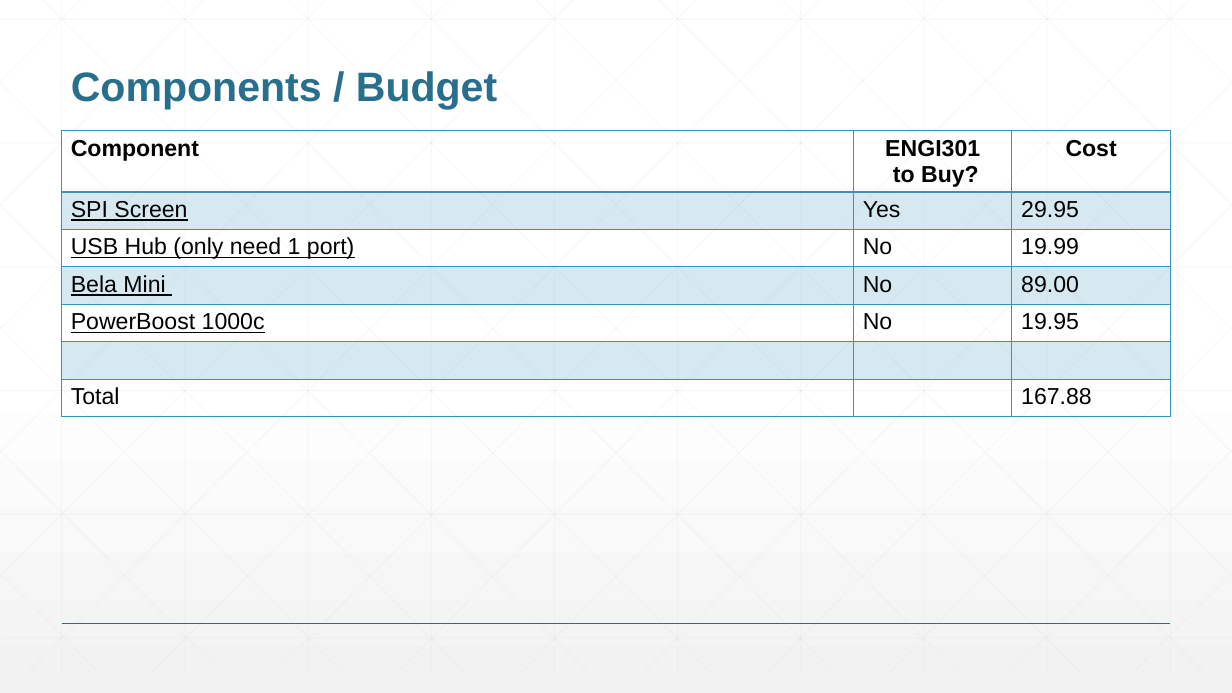
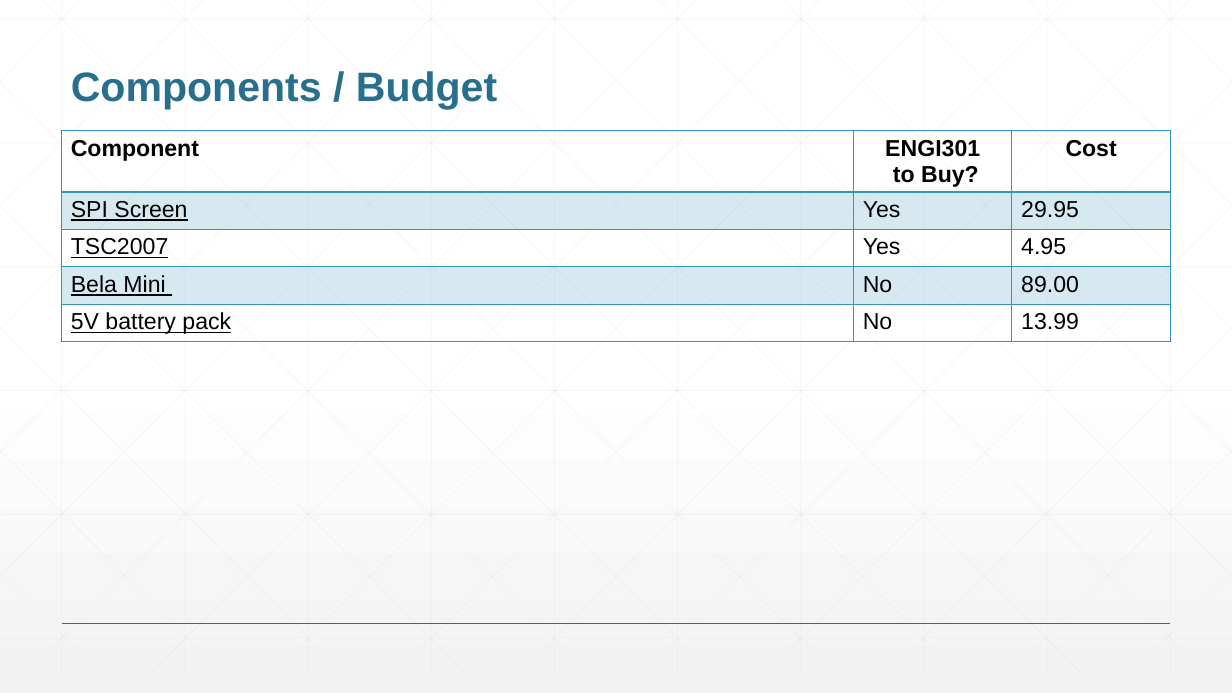
Before and after one commit to ainithit/ENGI301, a slide deck: slide 7 of project_01/docs/Bunchatheravate_ENGI301_project_01_proposal.pptx. Drawn at 1232x693 pixels with LibreOffice and Linux fonts; fonts in the diff are those of the drawing. Boxes give left, top, right and bottom in pixels: in the first picture for what was removed or moved away, otherwise in the second. Text is boxed around its words. In the diff, an @@ line names an element or a change of style, - is before the commit and + after.

```diff
--- a/project_01/docs/Bunchatheravate_ENGI301_project_01_proposal.pptx
+++ b/project_01/docs/Bunchatheravate_ENGI301_project_01_proposal.pptx
@@ table at [62,131,1170,346] @@
-row 3: USB Hub (only need 1 port) | No | 19.99
+row 3: TSC2007 | Yes | 4.95
-row 5: PowerBoost 1000c | No | 19.95
-row 6:  |  | 
-row 7: Total |  | 167.88
+row 5: 5V battery pack | No | 13.99
```
Also in this commit, not shown: 2 other slides changed.
